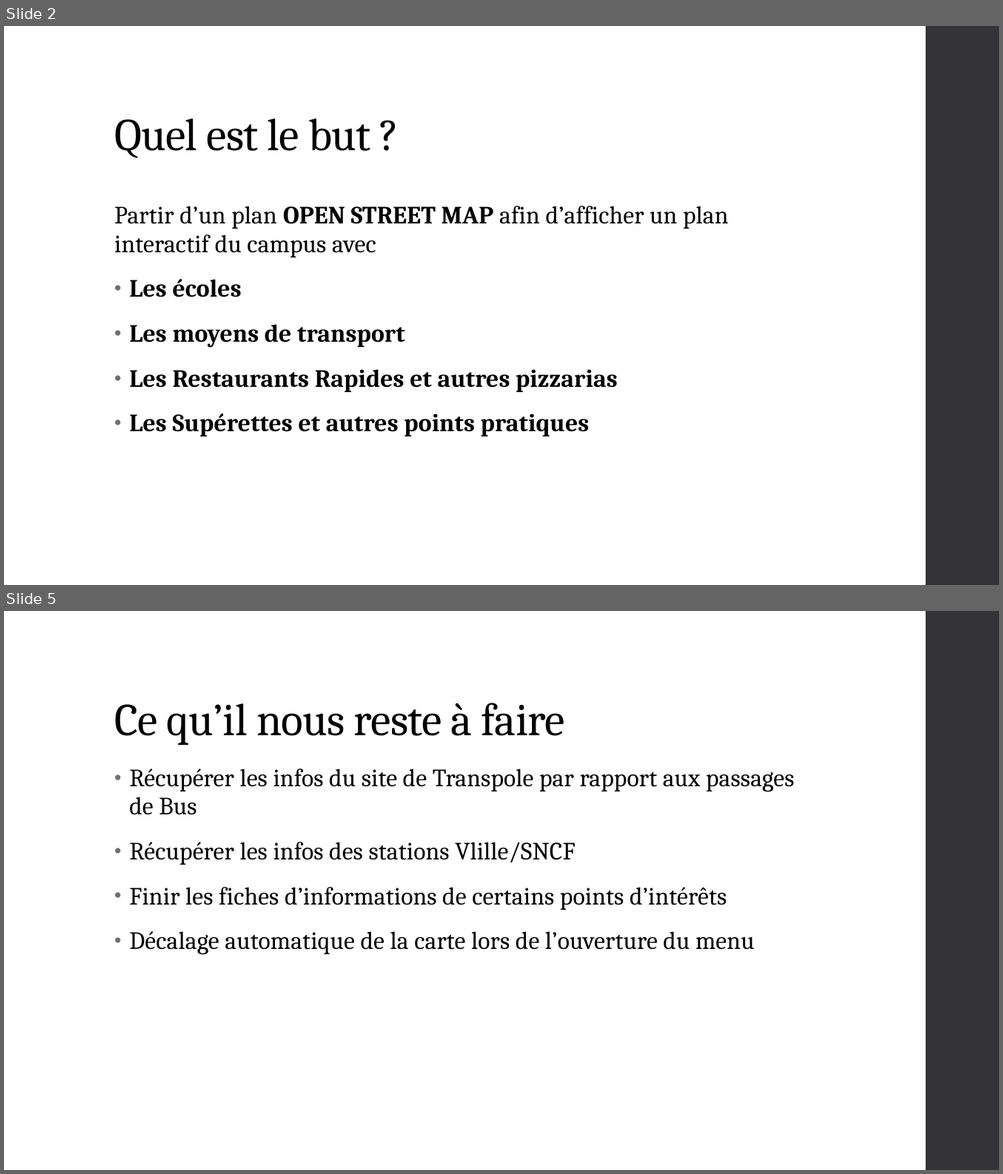
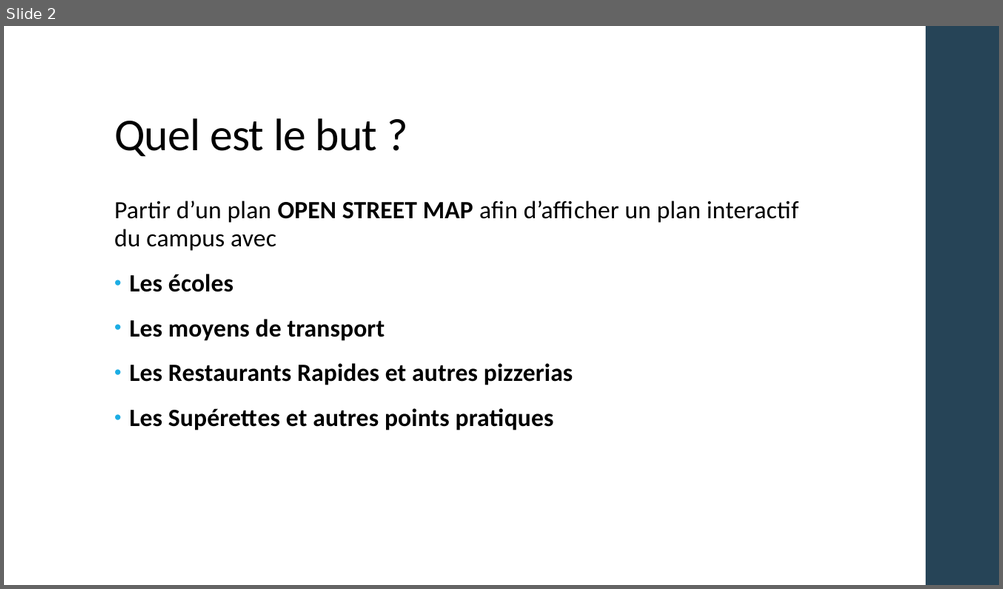
Before and after one commit to louisvivier/InteractivCampus, a slide deck: PointMiParcours.pptx. Shown one above the other, each under a label of ours: slides 2 and 5 before the commit, slide 2 after it; the slides between them are not shown. The pictures are 1003x1174 and 1003x589 pixels, drawn with LibreOffice and Linux fonts; fonts in the diff are those of the drawing. Boxes give left, top, right and bottom in pixels: in the first picture for what was removed or moved away, otherwise in the second. Text is boxed around its words. In the diff, an @@ line names an element or a change of style, - is before the commit and + after.

```diff
--- a/PointMiParcours.pptx
+++ b/PointMiParcours.pptx
@@ slide 5 removed at [4, 611, 999, 1170], background #FFFFFF; not listed: 1 template element that a slide beside it also shows @@
@@ title removed at [114, 703, 564, 745] @@
-Ce qu’il nous reste à faire
@@ text removed at [129, 769, 794, 955] @@
-• Récupérer les infos du site de Transpole par rapport aux passages de Bus
-• Récupérer les infos des stations Vlille/SNCF
-• Finir les fiches d’informations de certains points d’intérêts
-• Décalage automatique de la carte lors de l’ouverture du menu
@@ slide 2 changed as well @@
@@ rectangle at [925, 26, 999, 585]: fill #353537 to #264457 @@
@@ title "Quel est le but ?" at [114, 118, 378, 156]: font Cambria to Calibri @@
@@ text "Partir d’un plan OPEN STREET ...": place and size @@
-text "Partir d’un plan OPEN STREET ..." at [114, 206, 728, 437]
+text "Partir d’un plan OPEN STREET ..." at [114, 201, 799, 431]
@@ text at [114, 201, 799, 431]: font Cambria to Calibri in "Partir d’un plan OPEN STREET MAP afin ...", "Les écoles", "Les moyens de transport", "Les Supérettes et autres points pratiques"; bullet colour #6F6F74 to #1CADE4 @@
@@ text at [129, 363, 572, 386]: text changed; font Cambria to Calibri @@
-• Les Restaurants Rapides et autres pizzarias
+• Les Restaurants Rapides et autres pizzerias
```
Also in this commit, not shown: 1 other slide changed, 8 slides added, 2 other slides removed.
